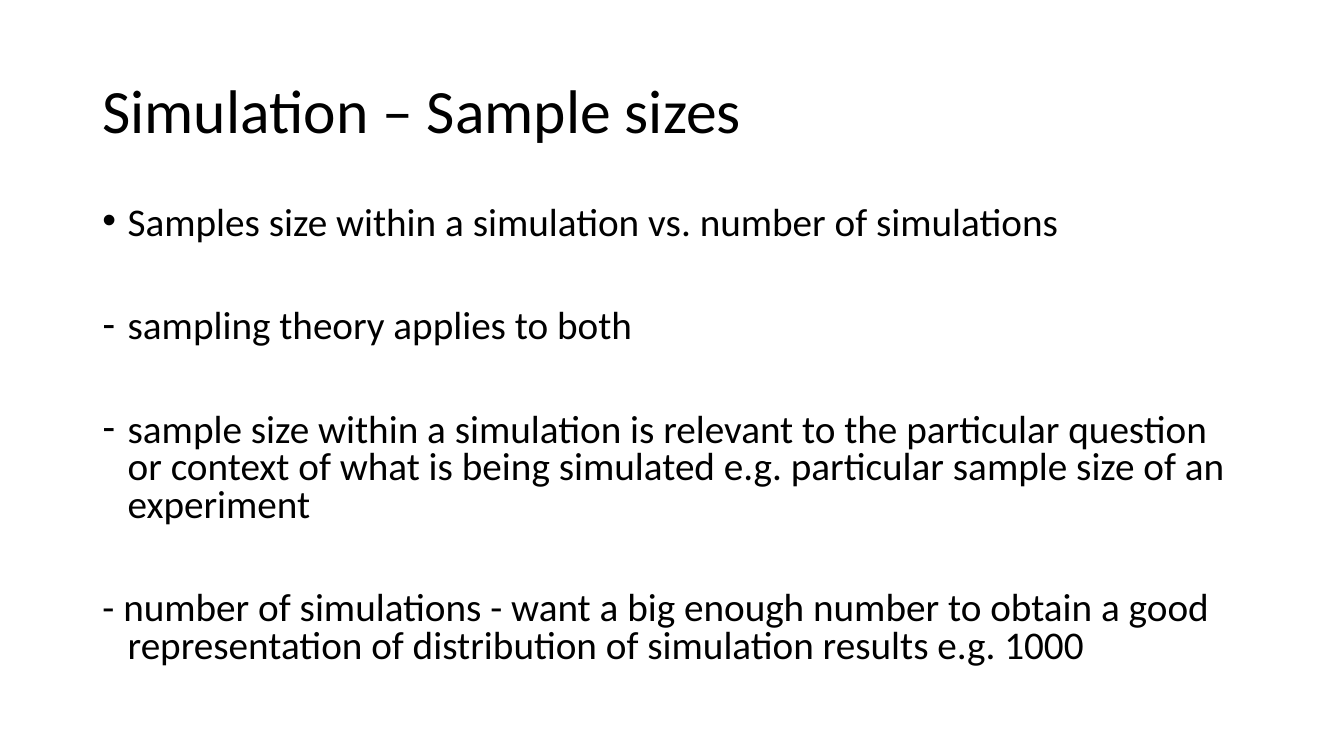
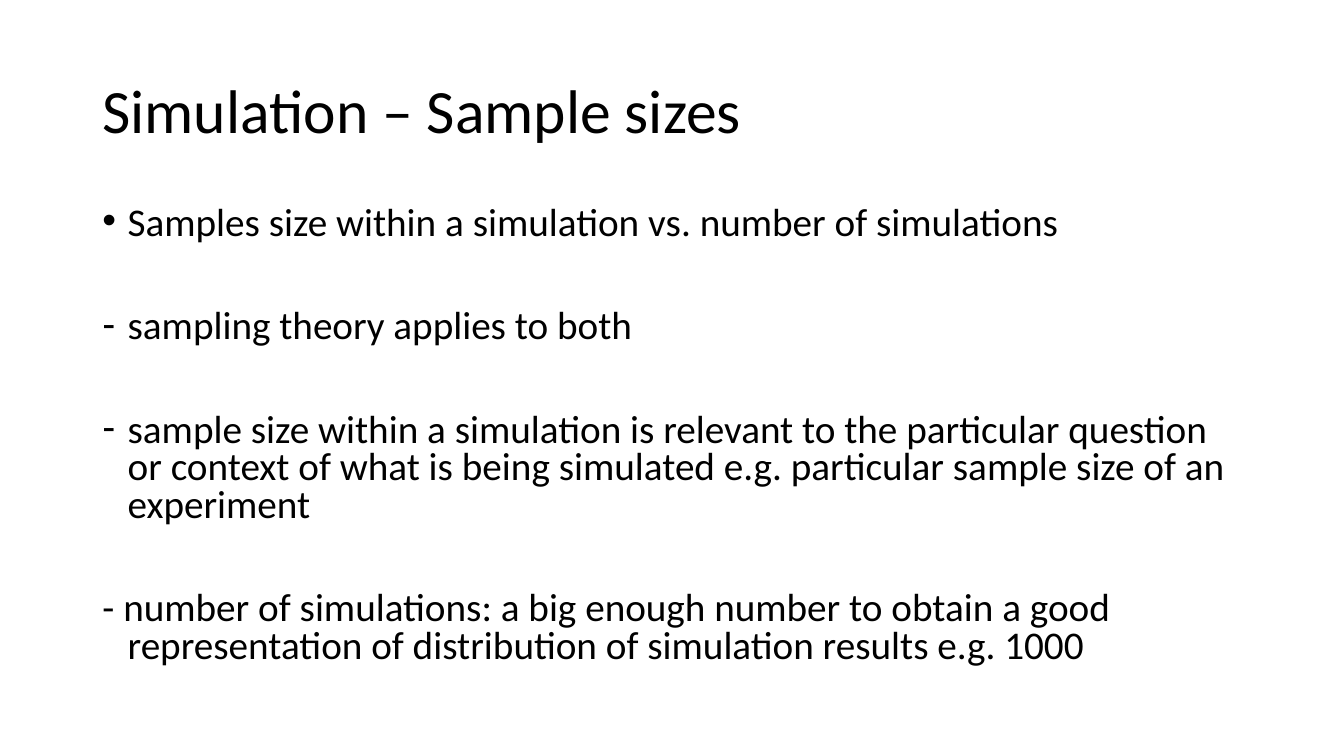
Before and after one commit to MalikaIhle/simulation_course, a slide deck: slide 21 of 6_Simulations.pptx (slide 22 before the commit). Drawn at 1344x756 pixels with LibreOffice and Linux fonts; fonts in the diff are those of the drawing. Boxes give left, top, right and bottom in pixels: in the first picture for what was removed or moved away, otherwise in the second. Text is boxed around its words. In the diff, an @@ line names an element or a change of style, - is before the commit and + after.

Commit message:
presentation simulation 3/11/19 course credible science

```diff
--- a/6_Simulations.pptx
+++ b/6_Simulations.pptx
@@ text at (x1=123, y1=593, x2=1110, y2=666): text changed @@
-- number of simulations - want a big enough number to obtain a good representation of distribution of simulation results e.g. 1000
+- number of simulations: a big enough number to obtain a good representation of distribution of simulation results e.g. 1000
```
Also in this commit, not shown: 8 other slides changed, 3 slides added.
